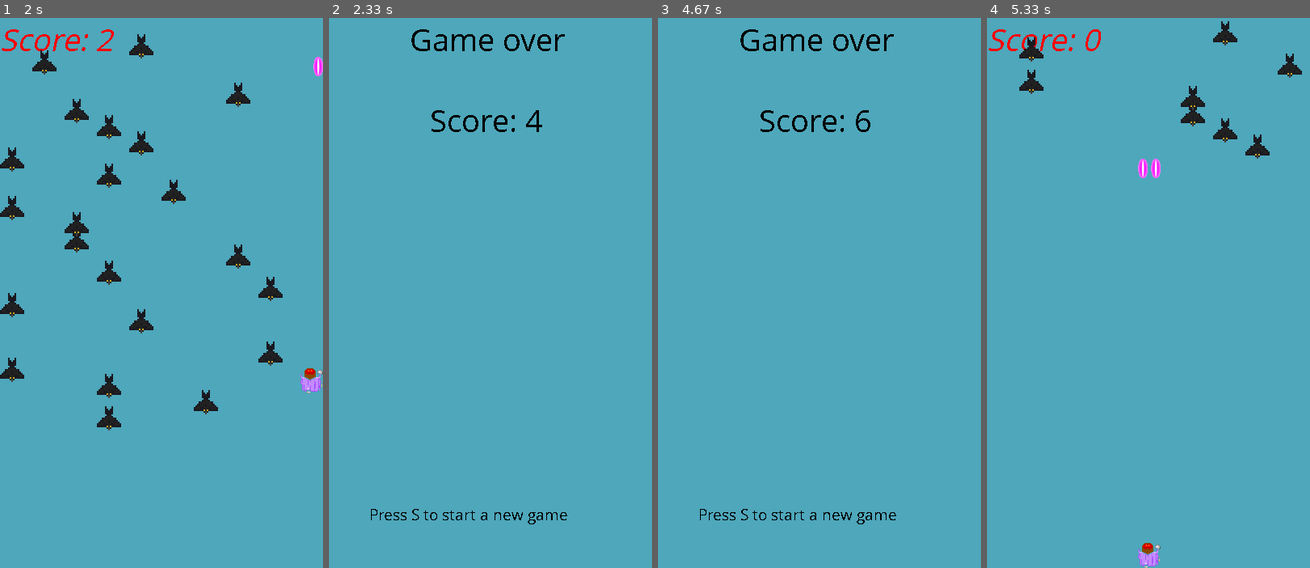
Above: before the commit, frames 1-4 (left to right).
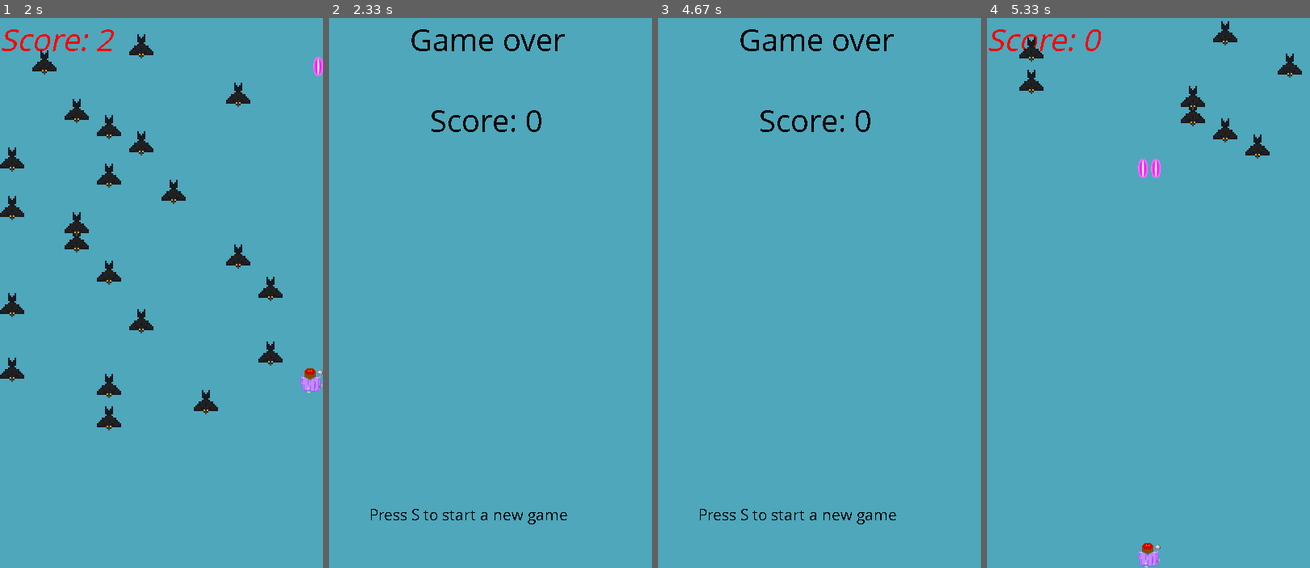
Above: after the commit, the same moments.

Repository: Andoree/Python-Study
Game: pygame game, started from game_project/gamev2.py
Same seed, same stepped clock (60 frames per second), same inputs: the game is played once before the commit and once after it.
Inputs:
- Up to frame 1 (2 s): tap X at 0.33, 0.73, 1.03, 1.23, 1.57, 1.87 s; hold Right 0.67-1.13 s; hold Up 1.17-1.47 s; hold Right 1.5-1.97 s
- Up to frame 2 (2.33 s): hold Left from 2 s (still down); tap X at 2.07 s
- Up to frame 3 (4.67 s): tap X at 2.37, 2.97, 3.3, 3.6, 3.73, 4.13, 4.43 s; release Left at 2.53 s; tap S at 2.57 s; hold Down 2.9-3.2 s; hold Left 3.23-3.63 s; hold Up 3.67-4.03 s; hold Right from 4.07 s (still down)
- Up to frame 4 (5.33 s): release Right at 4.7 s; hold S 4.73-5.1 s; hold Down 4.73-5.1 s; tap X at 4.8 s

Frame 1 is identical in both runs. In frame 2, less than 0.1% of the frame differs, in the area x 61-66%, y 16-21%; in frame 3, less than 0.1%; in frame 4, nothing differs.

Commit message:
Own game refactoring. fonts loading optimization

Diff:
--- a/game_project/gamev2.py
+++ b/game_project/gamev2.py
@@ -158,6 +158,13 @@
 
     if pg.font:
         all.add(Score())
+        # initialiaing fonts
+    pg.font.init()
+    myfont = pg.font.SysFont('Comic Sans MS', 40)
+    myfontbot = pg.font.SysFont('Comic Sans MS', 20)
+    textover = myfont.render('Game over', False, (0, 0, 0))
+    textscore = myfont.render('Score: ' + str(SCORE), False, (0, 0, 0))
+    instruction = myfontbot.render('Press S to start a new game ', False, (0, 0, 0))
 
     while player.alive():
         for event in pg.event.get():
@@ -205,23 +212,19 @@
         pg.display.update(all.draw(screen))
         clock.tick(60)
 
+
+
     while game_over:
         for event in pg.event.get():
             if event.type == QUIT or \
                     (event.type == KEYDOWN and event.key == K_ESCAPE):
                 return
-        pg.font.init()
-        myfont = pg.font.SysFont('Comic Sans MS', 40)
-        myfontbot = pg.font.SysFont('Comic Sans MS', 20)
-        textover = myfont.render('Game over', False, (0, 0, 0))
-        textscore = myfont.render('Score: ' + str(SCORE), False, (0, 0, 0))
-        instruction = myfontbot.render('Press S to start a new game ', False, (0, 0, 0))
 
         key_state = pg.key.get_pressed()
         if key_state[K_s]:
             SCORE = 0
             main()
-            return
+            break
         screen.blit(background, (0, 0))
         screen.blit(textover, (100, 0))
         screen.blit(textscore, (125, 100))
